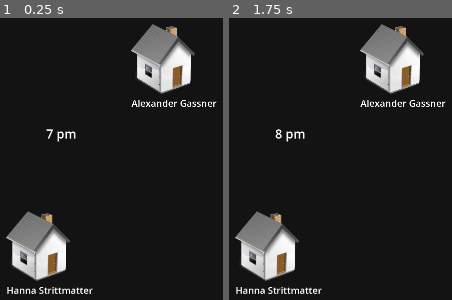
Above: before the commit, frames 1-2 (left to right).
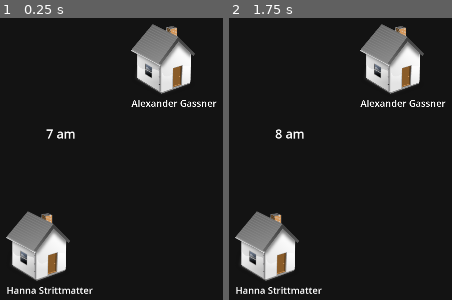
Above: after the commit, the same moments.

Repository: Shykaro/SimulatedAI
Game: Godot game, scene res://Scenes/npc visualization.tscn
The game is run twice, just before and just after one commit, with the same random seed, the same clock (stepped at 60 frames per second) and the same inputs.
Inputs (mouse positions are in pixels of both pictures, inside the frame that each line leads up to):
- Up to frame 1 (0.25 s): no input
- Up to frame 2 (1.75 s): tap Enter at 0.5 s; move the mouse to (outside the picture) at 0.52 s; press the mouse at (outside the picture) at 0.53 s; tap Space at 1.25 s; move the mouse to (300, 159) at 1.27 s; release the mouse at (300, 159) at 1.28 s; click (300, 159) at 1.35 s

The runs differ from the first frame. In frame 1, 0.2% of the frame differs, in the area x 25-35%, y 40-44%; in frame 2, 0.2%.
Error in both runs: Trying to assign value of type 'Nil' to a variable of type 'Dictionary'. (res://Scripts/RequestHandler.gd:23)

Commit message:
Finished reflect_on_day

Diff:
--- a/GodotProject/Scripts/GameManager.gd
+++ b/GodotProject/Scripts/GameManager.gd
@@ -4,7 +4,7 @@
 
 var count: int = 0
 static var hour: int = 8
-static var time_of_day: String = " pm"
+static var time_of_day: String = " am"
 # Called when the node enters the scene tree for the first time.
 func _ready():
 	#NPCManager.create_npc("Hendrik Rabe", "01_Hendrik", Vector2(500,200))
--- a/GodotProject/Scripts/Mind.gd
+++ b/GodotProject/Scripts/Mind.gd
@@ -13,7 +13,7 @@
 var associated_npc: NPC
 #var conversation_partner: NPC
 #var conversation_partner_npc: NPC #current_or_last
-
+var long_term_storage: Array[String]
 var emotional_relations: Dictionary = {}
 
 #func update_conversation_partner(ConversationpartnerNPC): #last or current
@@ -21,12 +21,26 @@
 	#print("Current conversation partner for " + associated_npc.name + " is: " + conversation_partner.name)
 
 func reflect_on_day(): #this is where the long term memories are stored (Happens while they "sleep" (dont mind the humanitization))
-	#CT (condensed activity, condensed dialogue, emotional state, emotional context (for each npc))
-	#var _message: String
-	#_message = "This is what you did today: "
-	#_message += "\n\n How do you (" + associated_npc.name + ") feel about your relationship with " + associated_npc.conversation_partner.name + " now? Please describe it in one sentence."
-	#RequestHandlerManager.generate_request(npc, _message, _on_request_update_relation_completed)
-	pass
+	#TODO for another day/project: Make the requests asynchronous and await them. This way, we have less code and no tasks are done before the prerequisites
+	#LT = (condensed activity, condensed dialogue, emotional state, emotional context (for each npc))
+	var _message: String
+	_message = "This is what you did today: \n"
+	_message += "\n".join(activity_context)+"\n\n"
+	_message += "This is how your conversation of the day went: \n"
+	_message += "\n".join(dialogue_context)+"\n\n"
+	_message += "This is how youre feeling right now: \n"
+	_message += emotional_state+"\n\n"
+	_message += "This is how youre feeling about every other neighbor: \n"
+	_message += "\n".join(get_labled_emotional_relations_string_array())+"\n\n"
+	_message += "Out of all these experiences, choose the ones that were the most memorable and important. Make a bullet list with a couple entries."
+	RequestHandlerManager.generate_request(associated_npc, _message, _on_request_reflect_on_day)
+	activity_context.clear()
+	dialogue_context.clear()
+
+func _on_request_reflect_on_day(_request_handler: RequestHandler, _dict: Dictionary):
+	var reply_string: String = _dict["response"]
+	print("---------SYSTEM-------- STORED LONG TERM MEMORY "+associated_npc.name+": "+reply_string)
+
 
 func check_conversation_over():
 	var cutoff_threshold = 20
@@ -118,6 +132,13 @@
 	#print(relation)
 	emotional_relations[npc_name] = relation
 
+func get_labled_emotional_relations_string_array():
+	var labled_emotional_relations_string_array: Array[String] = []
+	for _npc in NPCManager.npc_list:
+		if(_npc.name!=associated_npc.name):
+			if(emotional_relations[_npc.name]!=null):
+				labled_emotional_relations_string_array.append(_npc.name+": "+emotional_relations[_npc.name])
+	return labled_emotional_relations_string_array
 # ////////////////////////////// Emotional Relation Stuff ENDE //////////////////////////////
 
 func get_dialogue_context_as_string_array():
